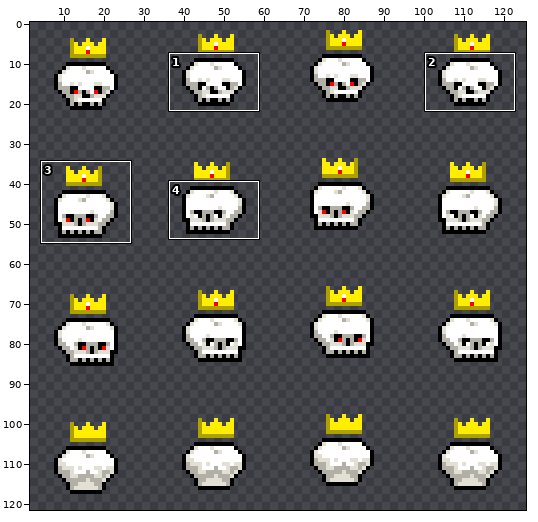
File history of a sprite sheet, local/asset/texture/player/5.png. The first picture is a wide view before the edit; the outline marks the close-up.
Close-up. Before the commit:
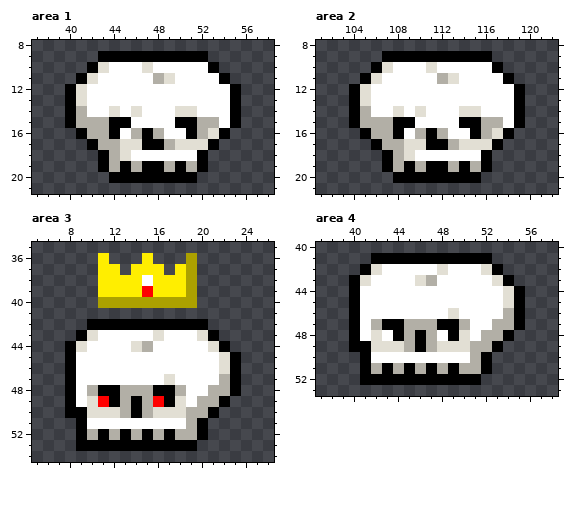
The file is 128x128 pixels. Shown: area 1: x 37..58, y 8..21; area 2: x 101..122, y 8..21; area 3: x 5..26, y 35..54; area 4: x 37..58, y 40..53. The wide view leaves out empty margins. The commit also changed other parts of the picture, which this record leaves out.
After:
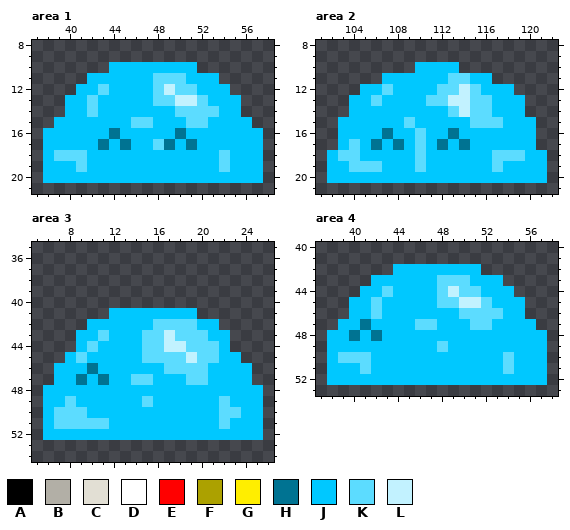
Palette (. is transparent): A #000000  B #b2afa6  C #e2dfd4  D #ffffff  E #ff0000  F #aca100  G #ffee00  H #007392  J #00c8ff  K #5cdcff  L #c2f2ff
The exact change:
Changed rows in their new state; - is an unchanged pixel.
Area 1:
first column x 38:
 9 -----..........-----
10 ----..JJJJJJJJ..----
11 ---.JJJJJJKKKJJJ.---
12 --.JJKJJJJKLKKJJJ.--
13 --JJKJJJJJKKLLKJJJ--
14 --JJKJJJJJJJKKKKJJ--
15 -JJJJJJJKKJJJKKJJJJ-
16 JJJJJJHJJJJJHJJJJJJJ
17 JJJJJHJHJJKHJHJJJJJJ
18 JKKKJJJJJJJJJJJJKJJJ
19 JJJKJJJJJJJJJJJJKJJJ
20 JJJJJJJJJJJJJJJJJJJJ
Area 2:
first column x 102:
 9 -----..........-----
10 ----....JJJJ....----
11 ---..JJJJJJKKJJ..---
12 --.JJKJJJJKKLKJJJ.--
13 --JJKJJJJKKLLKKJJJ--
14 --JJJJJJJJJKLKKJJJ--
15 -JJJJJJKJJJJJKKKJJJ-
16 -JJJJHJJKJJHJJJJJJJ-
17 -JKJHJHJKJHJHJJJJJJ-
18 JKKJJJJJKJJJJJJKKKJJ
19 JJKKKJJJKJJJJJJKJJJJ
20 JJJJJJJJJJJJJJJJJJJJ
Area 3:
first column x 6:
36 -----.---.---.------
37 -----..-...-..------
38 -----.........------
39 -----.........------
40 -----.........------
41 ------JJJJJJJJ------
42 ----JJJJJJKKKKJJ----
43 ---JJKJJJKKLKKKJJ---
44 --.JKJJJJKKLLKKKJ---
45 --JKJJJJJKKKKLKKJJ--
46 -JJJHJJJJJJKKKKJJJJ-
47 -JJHJHJJKKJJJKKJJJJ-
48 JJJJJJJJJJJJJJJJJJJJ
49 JJKJJJJJJKJJJJJJKJJJ
50 JKKKJJJJJJJJJJJJKKJJ
51 JKKKKKJJJJJJJJJJKJJJ
52 JJJJJJJJJJJJJJJJJJJJ
53 ---...........------
Area 4:
first column x 38:
41 ----...........-----
42 ---...JJJJJJJJ..----
43 --..JJJJJJKKKJJJ.---
44 --.JJKJJJJKLKKJJJ.--
45 --JJKJJJJJKKLLKJJJ--
46 --JJKJJJJJJJKKKKJJ--
47 -JJHJJJJKKJJJKKJJJJ-
48 JJHJHJJJJJJJJJJJJJJJ
49 JJJJJJJJJJKJJJJJJJJJ
50 JKKKJJJJJJJJJJJJKJJJ
51 JJJKJJJJJJJJJJJJKJJJ
52 JJJJJJJJJJJJJJJJJJJJ
Changed places in both close-ups, as pixel boxes (x1, y1, x2, y2):
changed: (43, 51, 263, 183)
changed: (327, 51, 547, 183)
changed: (43, 253, 263, 451)
changed: (327, 253, 547, 385)
